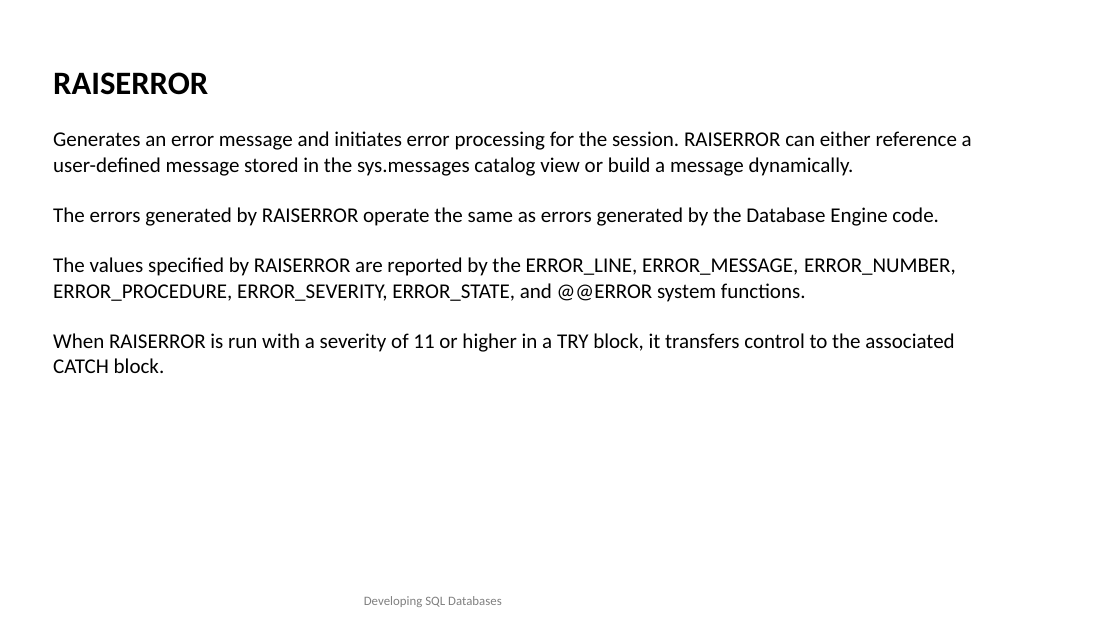
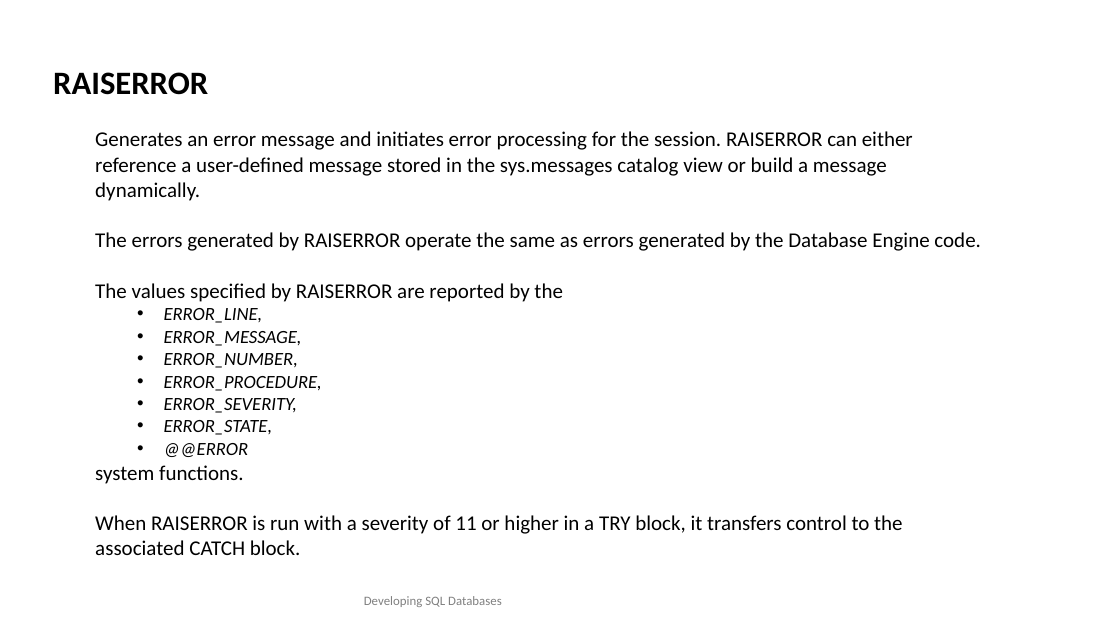
Before and after one commit to TKostyrka/70762DevSQLDB, a slide deck: slide 3 of DEVSQL_14_ErrorHandling/DEVSQL_14_ErrorHandling.pptx (slide 4 before the commit). Drawn at 1120x630 pixels with LibreOffice and Linux fonts; fonts in the diff are those of the drawing. Boxes give left, top, right and bottom in pixels: in the first picture for what was removed or moved away, otherwise in the second. Text is boxed around its words. In the diff, an @@ line names an element or a change of style, - is before the commit and + after.

```diff
--- a/DEVSQL_14_ErrorHandling/DEVSQL_14_ErrorHandling.pptx
+++ b/DEVSQL_14_ErrorHandling/DEVSQL_14_ErrorHandling.pptx
@@ text at (95,131,981,555): list level 1 to 2 in "Generates an error message and ..."; list level 1 to 2 in "The errors generated by RAISERROR ..."; list level 1 to 2 in "When RAISERROR is run with ..." @@
@@ text at (95,283,562,484): text changed; size 18 to 16 pt; italic on @@
-The values specified by RAISERROR are reported by the ERROR_LINE, ERROR_MESSAGE, ERROR_NUMBER, ERROR_PROCEDURE, ERROR_SEVERITY, ERROR_STATE, and @@ERROR system functions.
+  The values specified by RAISERROR are reported by the
+    • ERROR_LINE,
+    • ERROR_MESSAGE,
+    • ERROR_NUMBER,
+    • ERROR_PROCEDURE,
+    • ERROR_SEVERITY,
+    • ERROR_STATE,
+    • @@ERROR
+  system functions.
```
Also in this commit, not shown: 7 other slides changed, 1 slide removed, 3 other files.
